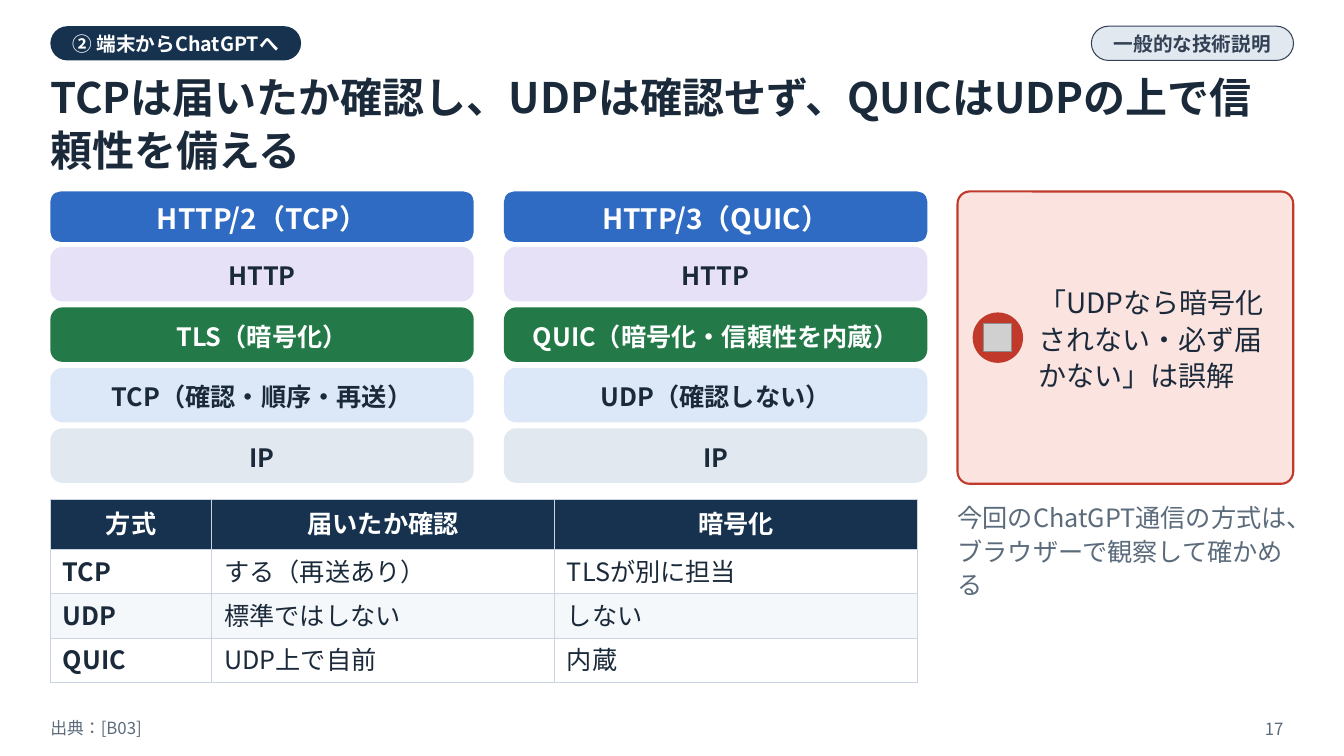
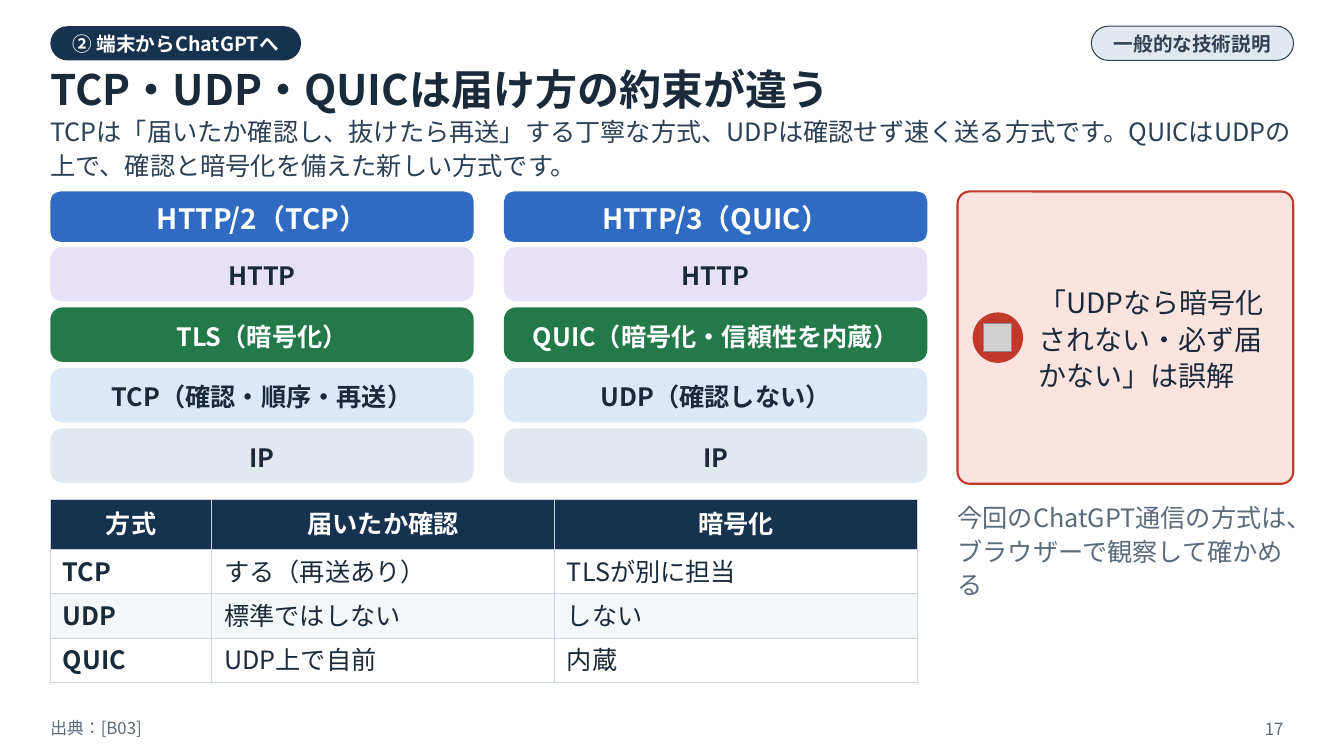
Before and after one commit to koyoy1016-gif/koyo1016, a slide deck: slide 17 of ai-infrastructure-hpe-study-deck.pptx. Drawn at 1344x756 pixels with LibreOffice and Linux fonts; fonts in the diff are those of the drawing; grey boxes stand for pictures. Boxes give left, top, right and bottom in pixels: in the first picture for what was removed or moved away, otherwise in the second. Text is boxed around its words. In the diff, an @@ line names an element or a change of style, - is before the commit and + after.

```diff
--- a/ai-infrastructure-hpe-study-deck.pptx
+++ b/ai-infrastructure-hpe-study-deck.pptx
@@ text removed at [50,77,1251,122] @@
-TCPは届いたか確認し、UDPは確認せず、QUICはUDPの上で信頼性を備える
@@ text added at [50,68,829,114], 30 pt, text #1B2A3A, bold @@
+TCP・UDP・QUICは届け方の約束が違う
@@ text added at [50,119,1290,177], 18 pt, text #2B3F55 @@
+TCPは「届いたか確認し、抜けたら再送」する丁寧な方式、UDPは確認せず速く送る方式です。QUICはUDPの上で、確認と暗号化を備えた新しい方式です。
```
Also in this commit, not shown: 90 other slides changed, 17 other files.
